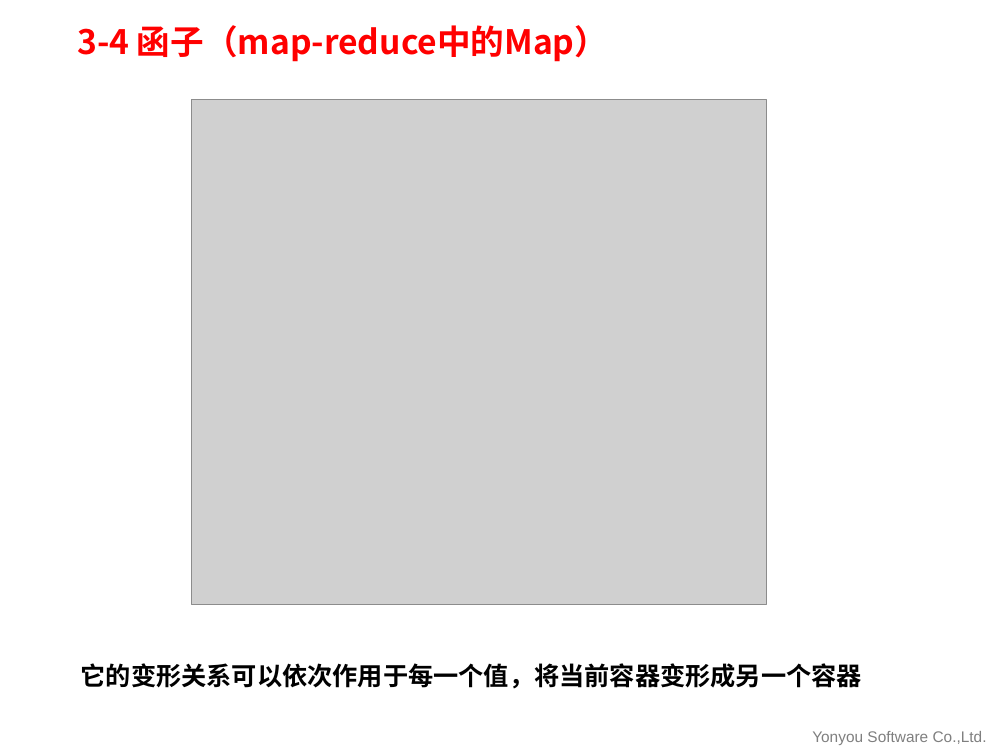
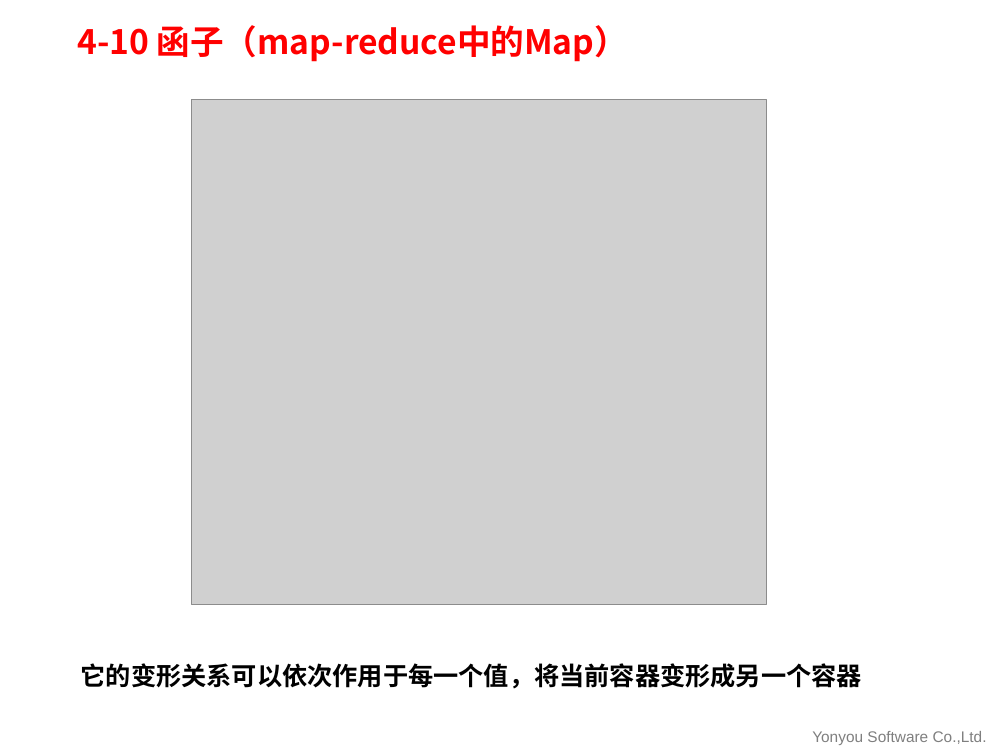
Before and after one commit to U8PLAT/Functional-programming-and-parallel-computing, a slide deck: slide 20 of 函数式语言与并行计算.pptx. Drawn at 1008x756 pixels with LibreOffice and Linux fonts; fonts in the diff are those of the drawing; grey boxes stand for pictures; background and template pictures are left out. Boxes give left, top, right and bottom in pixels: in the first picture for what was removed or moved away, otherwise in the second. Text is boxed around its words. In the diff, an @@ line names an element or a change of style, - is before the commit and + after.

```diff
--- a/函数式语言与并行计算.pptx
+++ b/函数式语言与并行计算.pptx
@@ title at box(77, 25, 628, 62): text changed @@
-3-4 函子（map-reduce中的Map）
+4-10 函子（map-reduce中的Map）
```
Also in this commit, not shown: 16 other slides changed.
